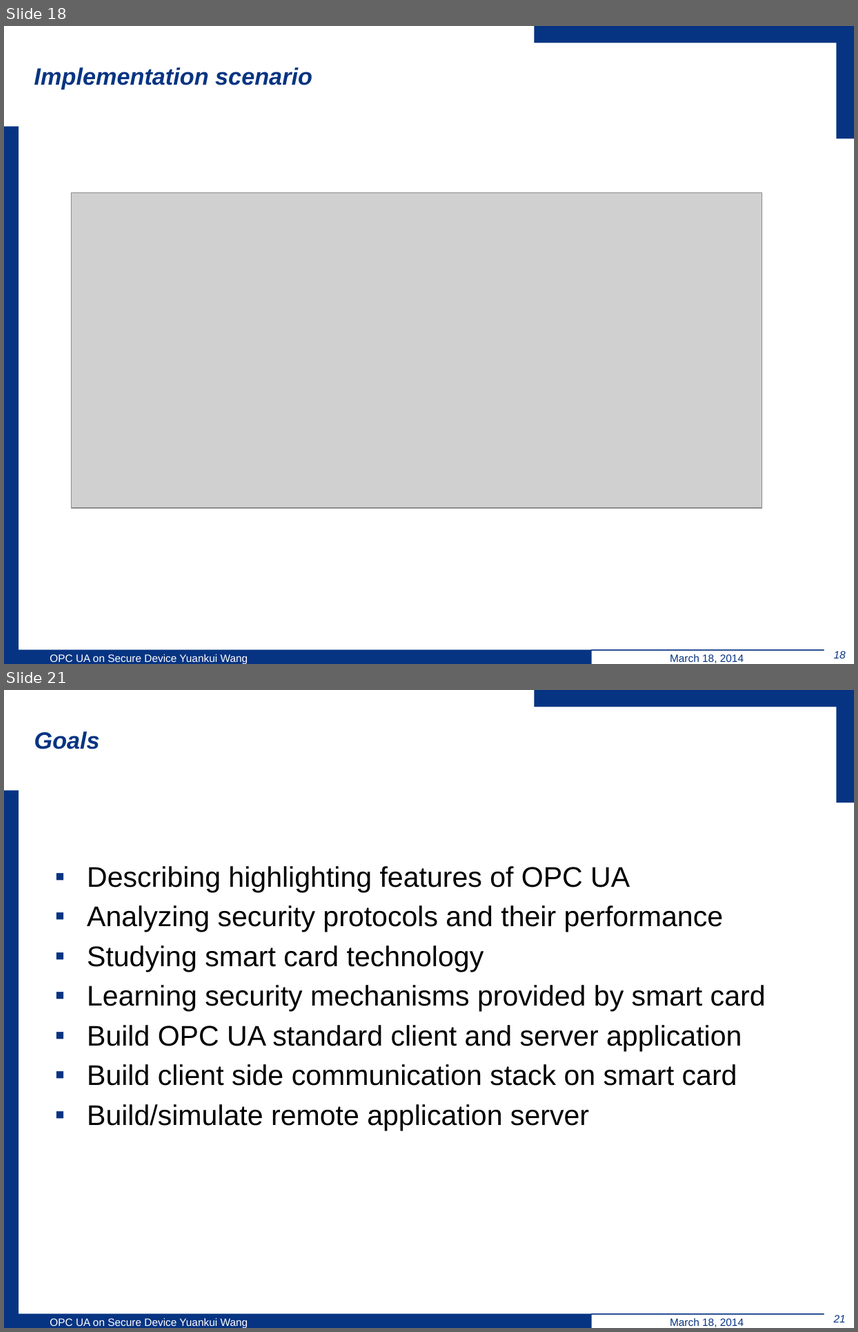
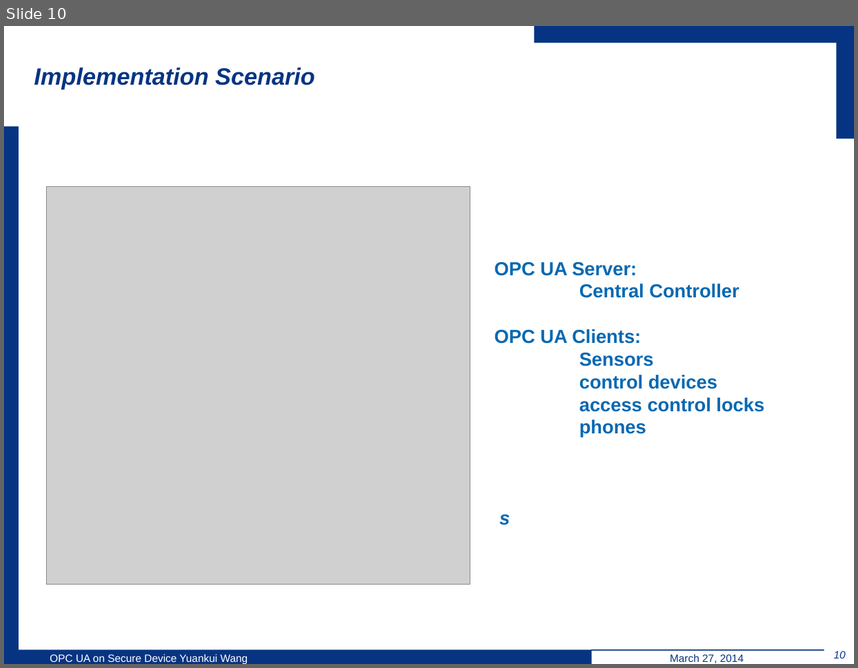
Before and after one commit to wsuetholz/opc-ua-wangyk-upb-morpho, a slide deck: ppt/Implementation Object Linking and Embedding for Processes Control.pptx. Shown one above the other, each under a label of ours: slides 18 and 21 before the commit, slide 10 after it; the slides between them are not shown. The pictures are 858x1332 and 858x668 pixels, drawn with LibreOffice and Linux fonts; fonts in the diff are those of the drawing; grey boxes stand for pictures; background and template pictures are left out. Boxes give left, top, right and bottom in pixels: in the first picture for what was removed or moved away, otherwise in the second. Text is boxed around its words. In the diff, an @@ line names an element or a change of style, - is before the commit and + after.

```diff
--- a/ppt/Implementation Object Linking and Embedding for Processes Control.pptx
+++ b/ppt/Implementation Object Linking and Embedding for Processes Control.pptx
@@ slide 21 removed at [4,690,854,1328], background #FFFFFF; not listed: 5 template elements that a slide beside it also shows @@
@@ title removed at [34,731,100,749] @@
-Goals
@@ text removed at [87,866,766,1130] @@
-▪ Describing highlighting features of OPC UA
-▪ Analyzing security protocols and their performance
-▪ Studying smart card technology
-▪ Learning security mechanisms provided by smart card
-▪ Build OPC UA standard client and server application
-▪ Build client side communication stack on smart card
-▪ Build/simulate remote application server
@@ text removed at [50,1317,248,1328] @@
-OPC UA on Secure Device Yuankui Wang
@@ text removed at [670,1318,744,1327] @@
-March 18, 2014
@@ page number removed at [834,1314,846,1322] @@
-21
@@ what was slide 18 is now slide 10 @@
@@ slide 10 changed as well @@
@@ title at [34,67,315,89]: text changed @@
-Implementation scenario
+Implementation Scenario
@@ picture added at [47,186,470,584] @@
@@ picture removed at [71,192,762,508] @@
@@ text added at [495,262,764,525], 16 pt, text #0768B2, bold @@
+OPC UA Server:
+Central Controller
+OPC UA Clients:
+Sensors
+control devices
+access control locks
+phones
+s
@@ text at [670,654,744,663]: text changed @@
-March 18, 2014
+March 27, 2014
@@ page number at [834,650,846,658]: text changed @@
-18
+10
```
Also in this commit, not shown: 15 other slides changed, 6 other slides removed.
